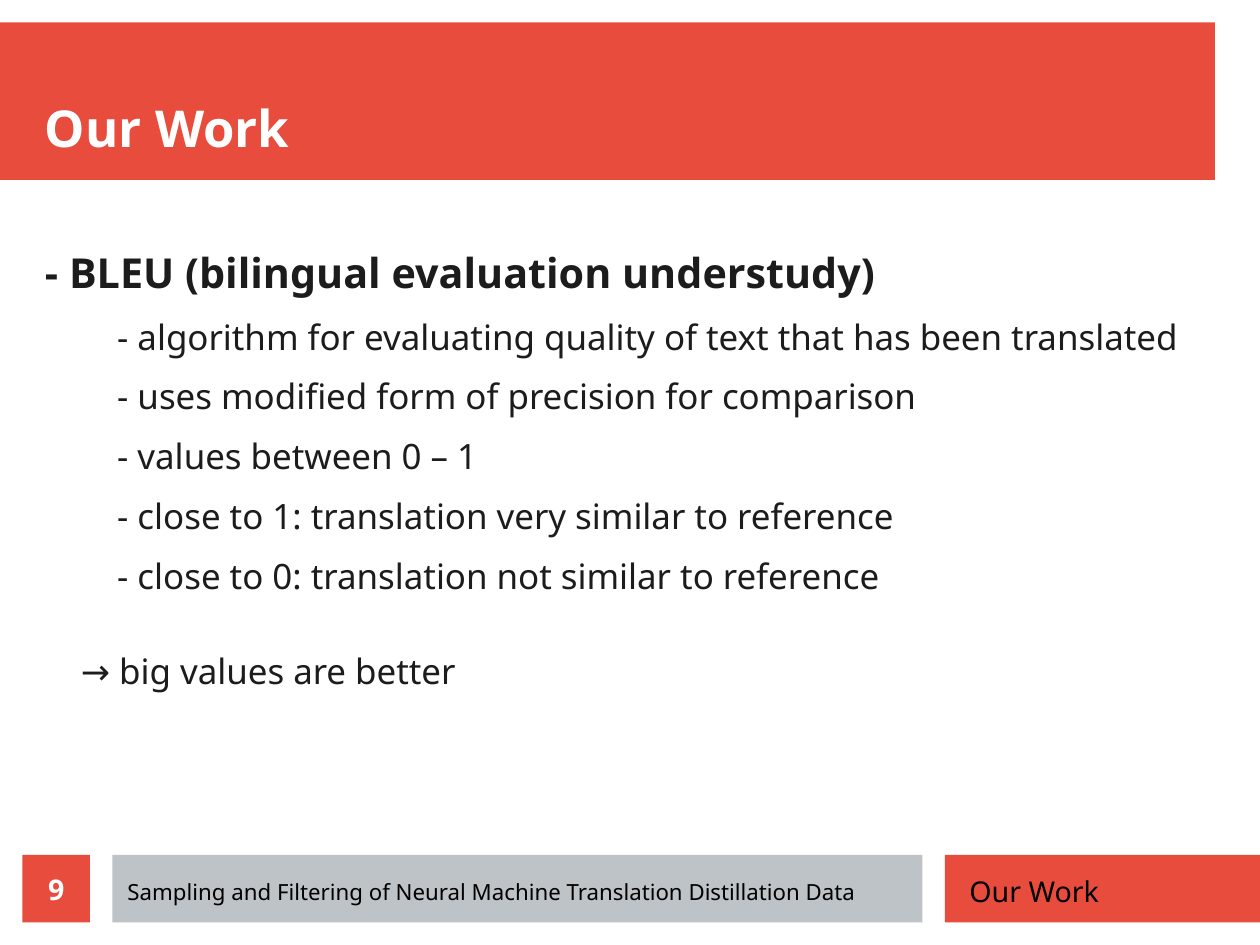
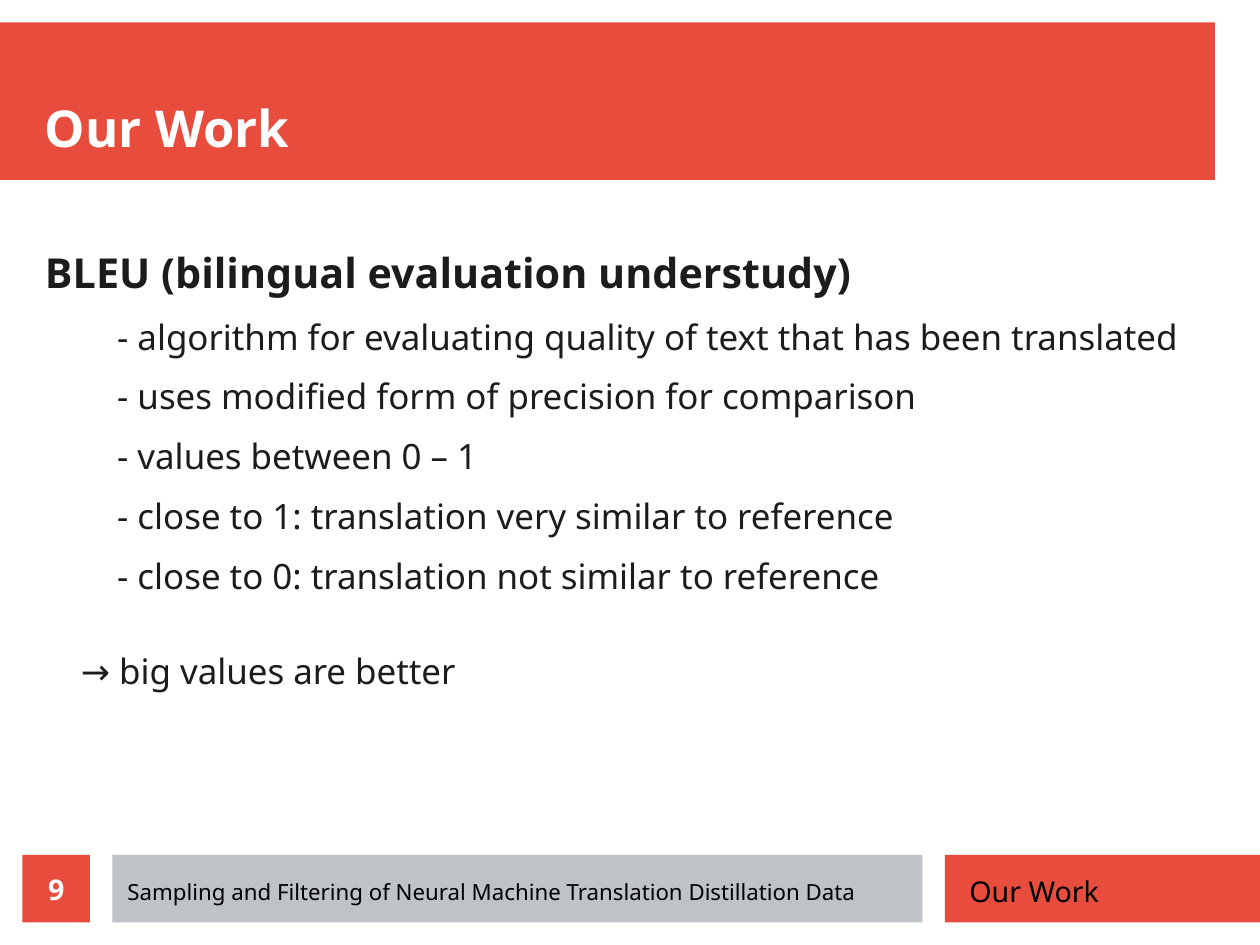
Before and after one commit to zouharvi/reference-mt-distill, a slide deck: slide 9 of meta/final_presentation.odp. Drawn at 1260x945 pixels with LibreOffice and Linux fonts; fonts in the diff are those of the drawing. Boxes give left, top, right and bottom in pixels: in the first picture for what was removed or moved away, otherwise in the second. Text is boxed around its words. In the diff, an @@ line names an element or a change of style, - is before the commit and + after.

Commit message:
Final Presentation: Evaluation slides added

```diff
--- a/meta/final_presentation.odp
+++ b/meta/final_presentation.odp
@@ text at (x1=45, y1=256, x2=851, y2=298): text changed @@
-- BLEU (bilingual evaluation understudy)
+BLEU (bilingual evaluation understudy)
```
Also in this commit, not shown: 8 other slides changed, 5 slides added.
